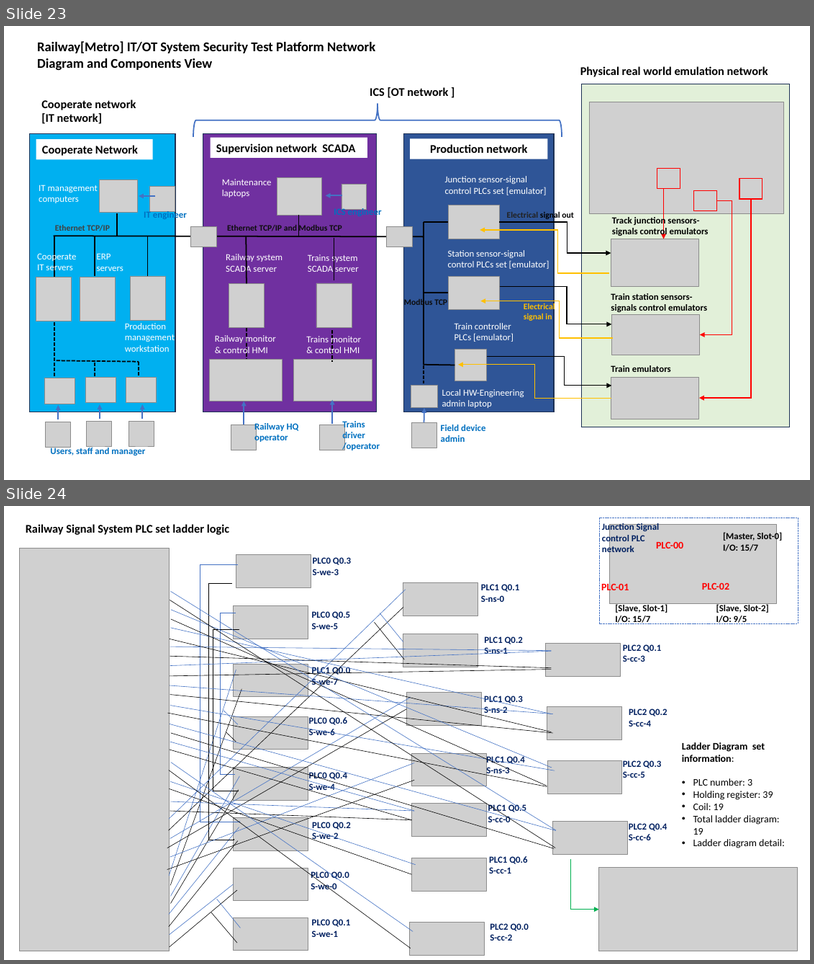
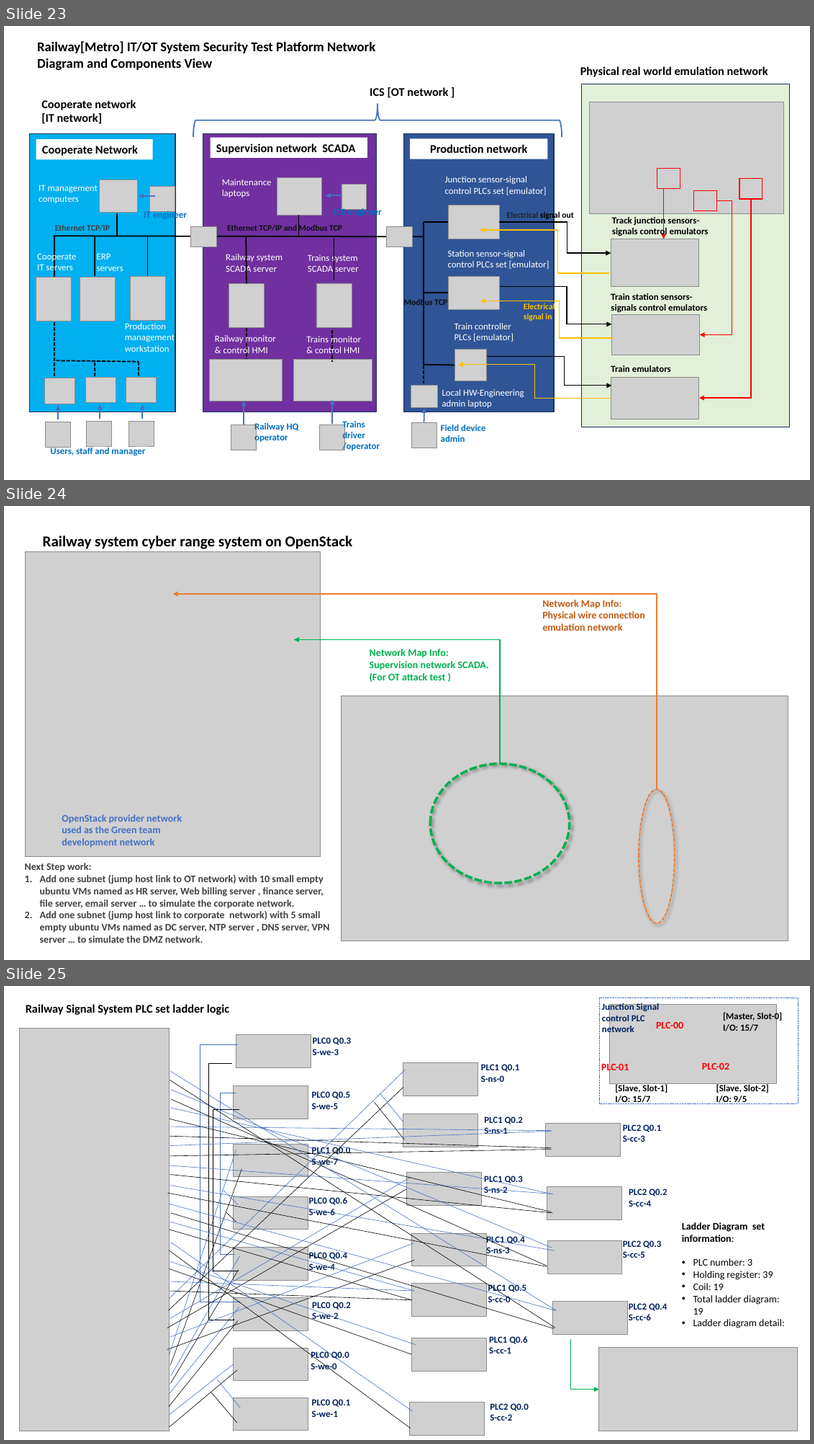
Before and after one commit to mrminhaz87/Railway-IT-OT-Demo, a slide deck: doc/designDoc.pptx. Shown one above the other, each under a label of ours: slides 23 and 24 before the commit, slides 23, 24 and 25 after it. The pictures are 814x964 and 814x1444 pixels, drawn with LibreOffice and Linux fonts; fonts in the diff are those of the drawing; grey boxes stand for pictures. Boxes give left, top, right and bottom in pixels: in the first picture for what was removed or moved away, otherwise in the second. Text is boxed around its words. In the diff, an @@ line names an element or a change of style, - is before the commit and + after.

Commit message:
update the design document, cyber range on Openstack.

```diff
--- a/doc/designDoc.pptx
+++ b/doc/designDoc.pptx
@@ slide 24 added at bbox=[4, 506, 810, 960], background #FFFFFF @@
@@ text added at bbox=[43, 536, 352, 549], 18 pt, text #000000, bold @@
+Railway system cyber range system on OpenStack
@@ picture added at bbox=[25, 551, 320, 856] @@
@@ elbow arrow added from (657, 789) to (172, 594), #ED7D31 1.5 pt @@
@@ text added at bbox=[543, 600, 646, 631], 12 pt, text #C55A11, bold @@
+Network Map Info:
+Physical wire connection emulation network
@@ elbow arrow added from (500, 764) to (294, 640), #00B050 1.5 pt @@
@@ text added at bbox=[370, 649, 489, 682], 12 pt, text #00B050, bold @@
+Network Map Info:
+Supervision network SCADA.(For OT attack test )
@@ picture added at bbox=[342, 696, 788, 941] @@
@@ ellipse added at bbox=[430, 764, 570, 883], outline #00B050 3 pt dashed @@
@@ ellipse added at bbox=[639, 789, 675, 923], outline #ED7D31 1.5 pt dashed @@
@@ text added at bbox=[62, 814, 182, 847], 12 pt, text #4472C4, bold @@
+OpenStack provider network used as the Green team development network
@@ text added at bbox=[25, 862, 330, 942], 12 pt, text #404040, bold @@
+Next Step work:
+1. Add one subnet (jump host link to OT network) with 10 small empty ubuntu VMs named as HR server, Web billing server , finance server, file server, email server … to simulate the corporate network.
+2. Add one subnet (jump host link to corporate network) with 5 small empty ubuntu VMs named as DC server, NTP server , DNS server, VPN server … to simulate the DMZ network.
@@ what was slide 24 is now slide 25 @@
```
